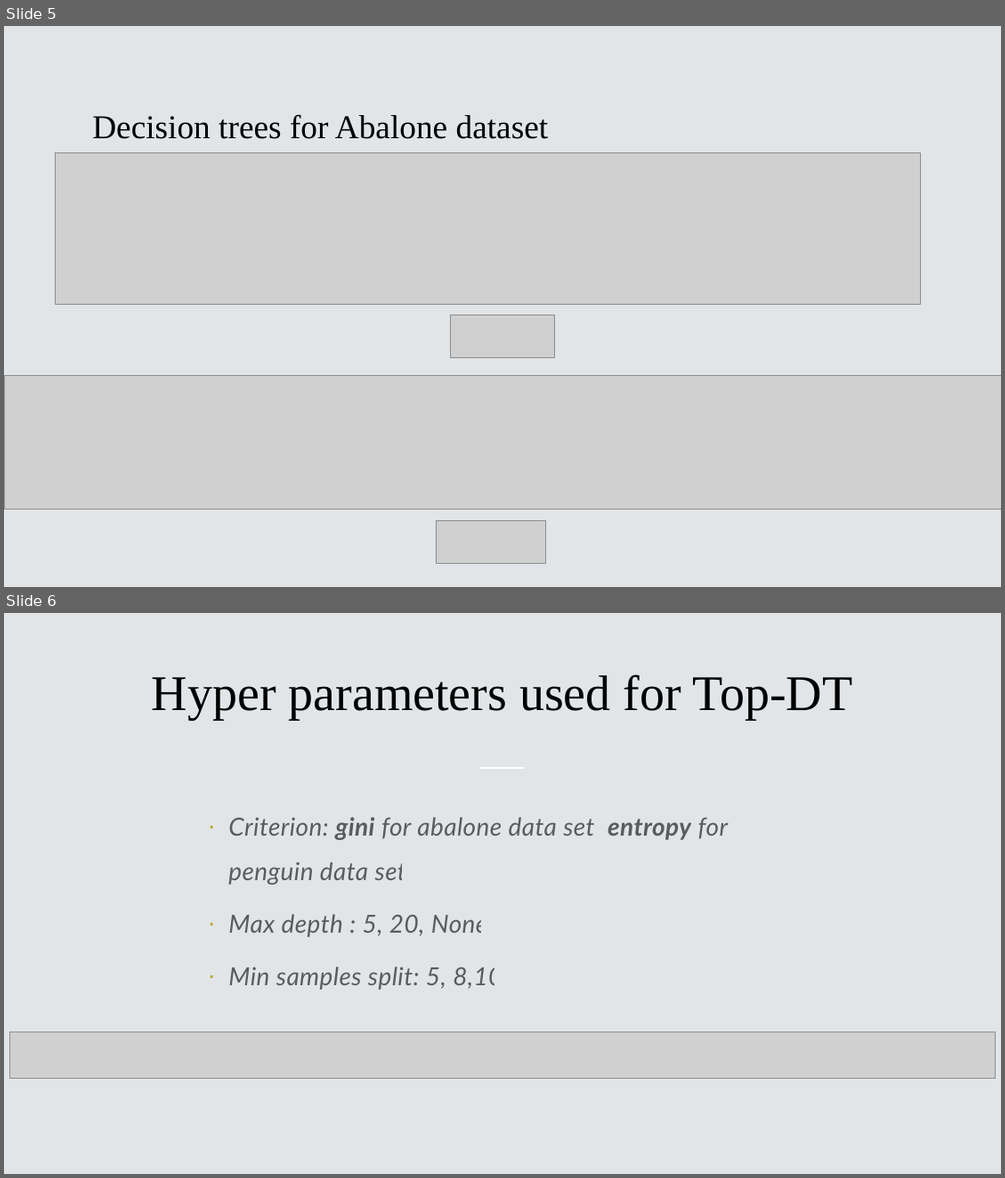
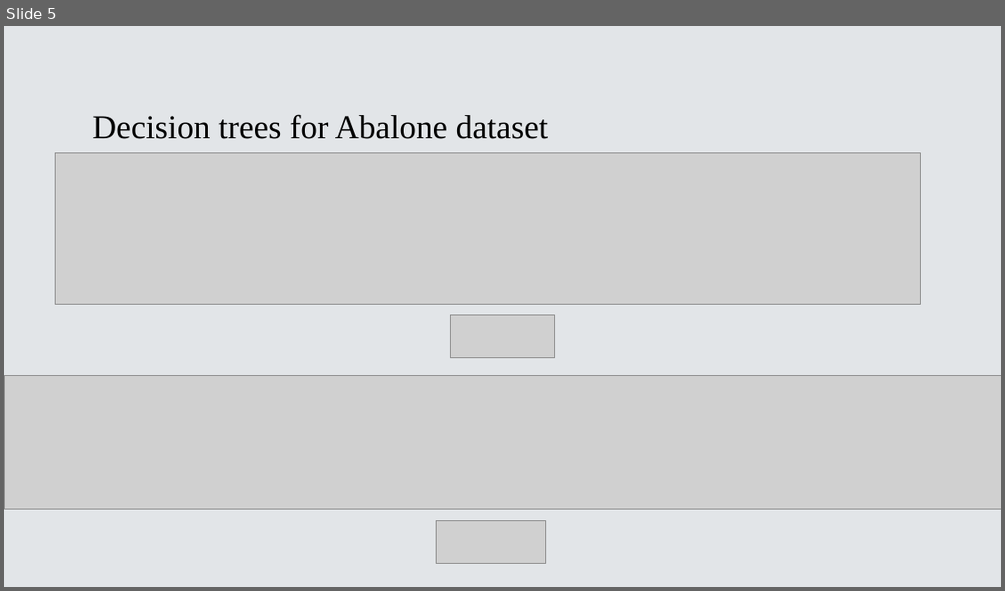
Before and after one commit to Ghaith-Chrit/COMP-472-A1, a slide deck: Assignment 1 – COMP-472 - presentation.pptx. Shown one above the other, each under a label of ours: slides 5 and 6 before the commit, slide 5 after it. The pictures are 1005x1178 and 1005x591 pixels, drawn with LibreOffice and Linux fonts; fonts in the diff are those of the drawing; grey boxes stand for pictures. Boxes give left, top, right and bottom in pixels: in the first picture for what was removed or moved away, otherwise in the second. Text is boxed around its words. In the diff, an @@ line names an element or a change of style, - is before the commit and + after.

```diff
--- a/Assignment 1 – COMP-472 - presentation.pptx
+++ b/Assignment 1 – COMP-472 - presentation.pptx
@@ slide 6 removed at (4,613,1001,1174), background #E2E5E8 @@
@@ title removed at (152,674,853,720) @@
-Hyper parameters used for Top-DT
@@ line removed from (479, 768) to (524, 768) @@
@@ text removed at (228,817,728,989) @@
-· Criterion: gini for abalone data set, entropy for penguin data set
-· Max depth : 5, 20, None
-· Min samples split: 5, 8,10
@@ picture removed at (10,1032,995,1078) @@
```
Also in this commit, not shown: 5 other slides removed.
